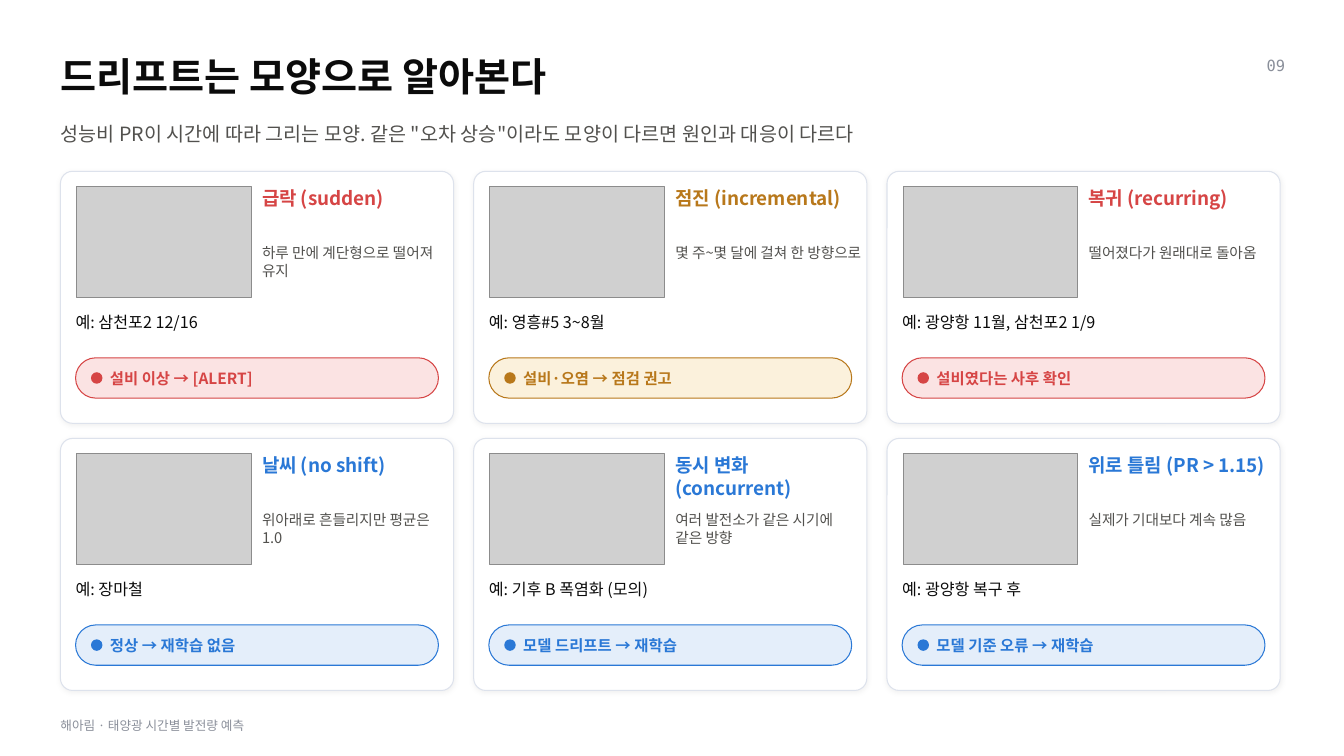
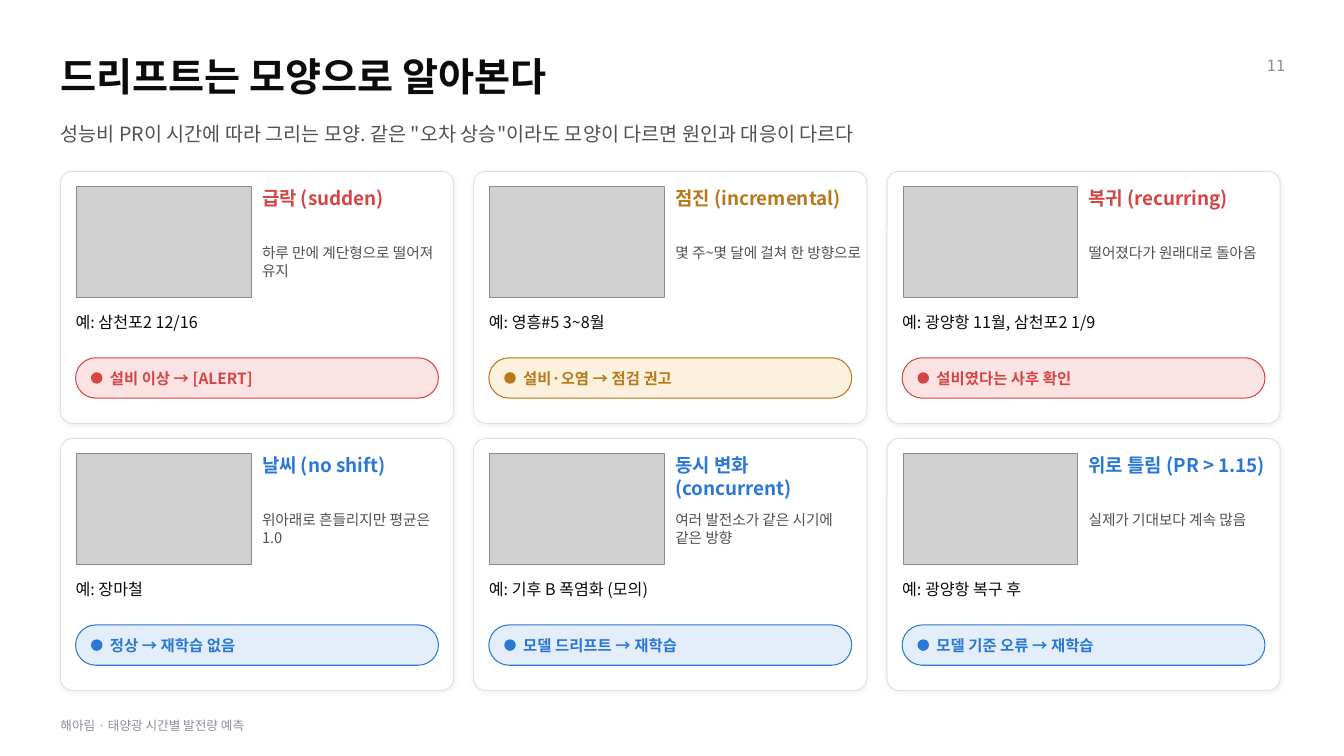
Before and after one commit to leemingi0906/model-serving, a slide deck: slide 11 of team_solar/release/해아림_발표.pptx (slide 9 before the commit). Drawn at 1344x756 pixels with LibreOffice and Linux fonts; fonts in the diff are those of the drawing; grey boxes stand for pictures. Boxes give left, top, right and bottom in pixels: in the first picture for what was removed or moved away, otherwise in the second. Text is boxed around its words. In the diff, an @@ line names an element or a change of style, - is before the commit and + after.

```diff
--- a/team_solar/release/해아림_발표.pptx
+++ b/team_solar/release/해아림_발표.pptx
@@ text at (x1=1267, y1=60, x2=1286, y2=71): text changed @@
-09
+11
```
Also in this commit, not shown: 19 other slides changed, 5 slides added, 8 other files.
